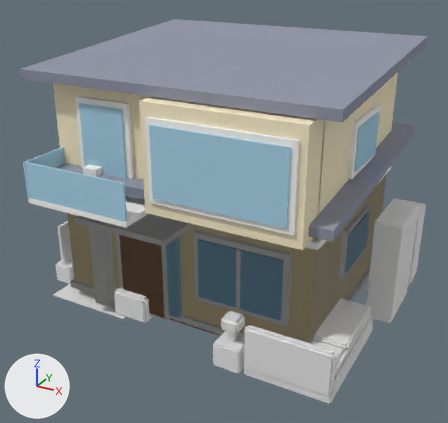
Two versions of the Blender file assets/blender/roblock_cars.blend, one commit apart.
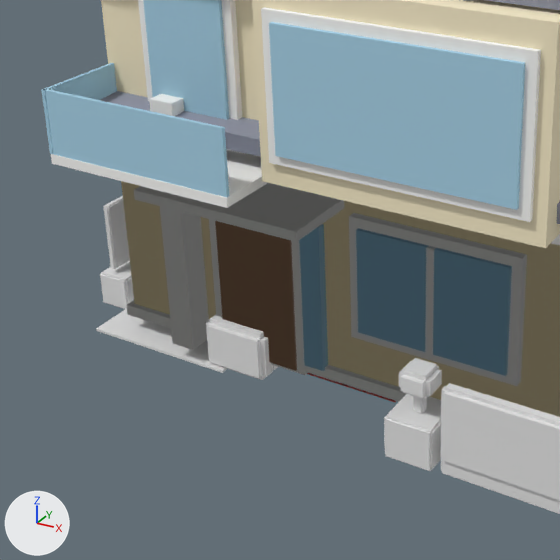
There are two pictures of each version: one whole from a 50 mm lens placed at (21.4, -40.3, 26.4), pointed at (0.0, -1.4, 7.0), one close up on the part from 0% to 69% of the width and 27% to 100% of the height. The lights are fixed; the arrows at lower left show +X, +Y and +Z. The last two pictures show the newer version.

Objects in the first close-up: 'PerabotFabric', 'PerabotLamp', 'PerabotRug', 'PerabotScreen', 'PerabotWood', 'rumah_a_ShellRoof', 'rumah_a_ShellTrim', 'rumah_a_ShellWall', 'rumah_b_ShellDoor', 'rumah_b_ShellGlass', 'rumah_b_ShellTrim', 'rumah_b_ShellWall' and 3 more.
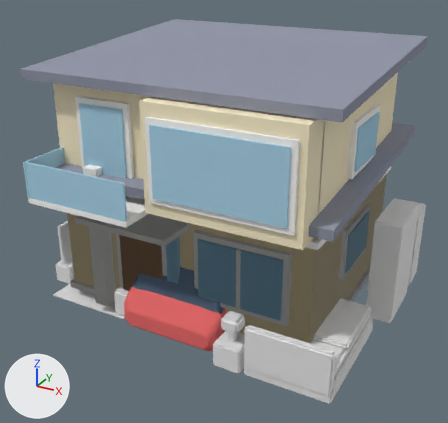
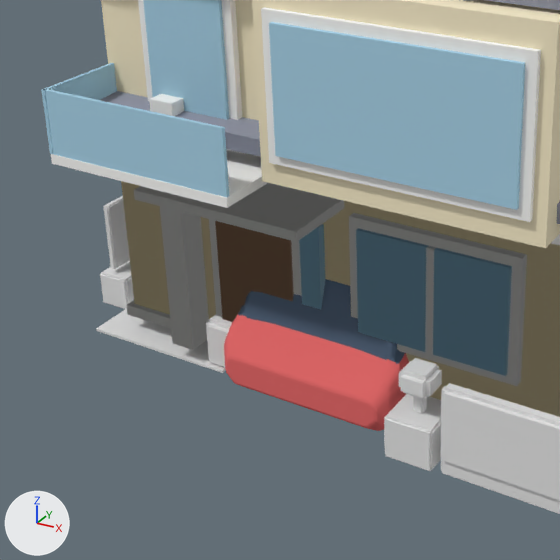
Location of each change, (x1, y1, x2, y2) in pixels of the close-ups (560 x 560 px):
```json
{"object": "damkar_ShellBody", "change": "added", "after": [224, 315, 409, 431], "on screen": "red"}
{"object": "damkar_ShellGlass", "change": "added", "after": [238, 279, 405, 364], "on screen": "dark blue"}
{"object": "PerabotFabric", "change": "unchanged, covered by the edit", "before": [206, 315, 278, 380], "after": [206, 315, 232, 367]}
```

The change, as JSON lines over the scene's bpy script:
```json
{"op": "add", "block": "me_src_damkar_002", "code": ["me_src_damkar_002 = bpy.data.meshes.new('Src_damkar.002')", "me_src_damkar_002.from_pydata(...)  # 763 vertices, 748 faces; spans x -4.0..4.0, y -10.0..9.6, z 0.0..6.2", "me_src_damkar_002.materials.append(mat_rc_paint)  # red #e76c6c"]}
{"op": "add", "block": "me_src_damkar_001", "code": ["me_src_damkar_001 = bpy.data.meshes.new('Src_damkar.001')", "me_src_damkar_001.from_pydata(...)  # 78 vertices, 56 faces; spans x -3.78..3.78, y -8.73..-4.0, z 2.74..5.8", "me_src_damkar_001.materials.append(mat_rc_glass)  # dark blue #506176"]}
{"op": "add", "block": "ob_damkar_shellbody", "code": ["ob_damkar_shellbody = bpy.data.objects.new('damkar_ShellBody', me_src_damkar_002)", "ob_damkar_shellbody.location = (0.0, 0.0, 0.0)"]}
{"op": "add", "block": "ob_damkar_shellglass", "code": ["ob_damkar_shellglass = bpy.data.objects.new('damkar_ShellGlass', me_src_damkar_001)", "ob_damkar_shellglass.location = (0.0, 0.0, 0.0)"]}
```
